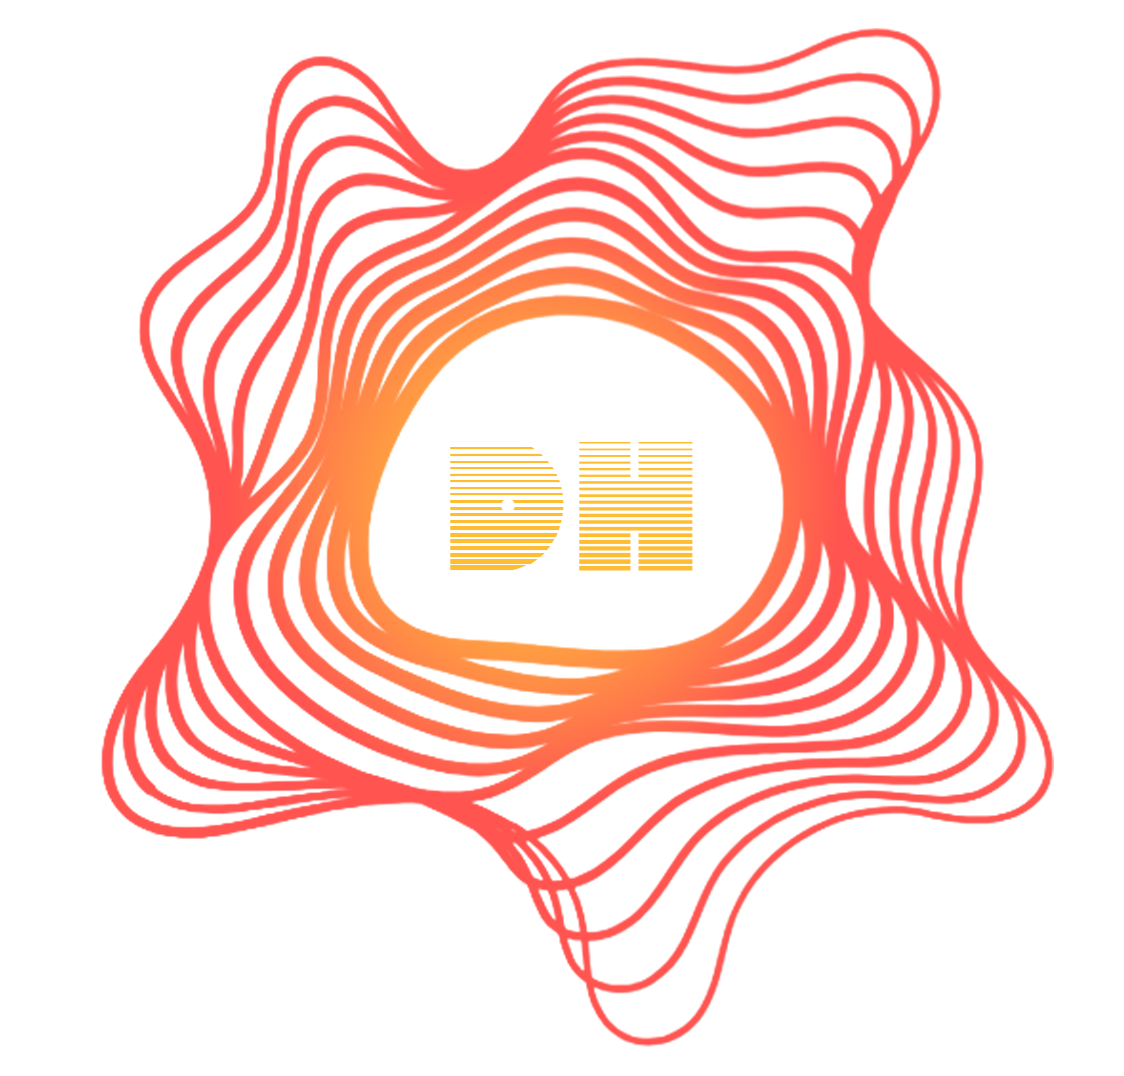
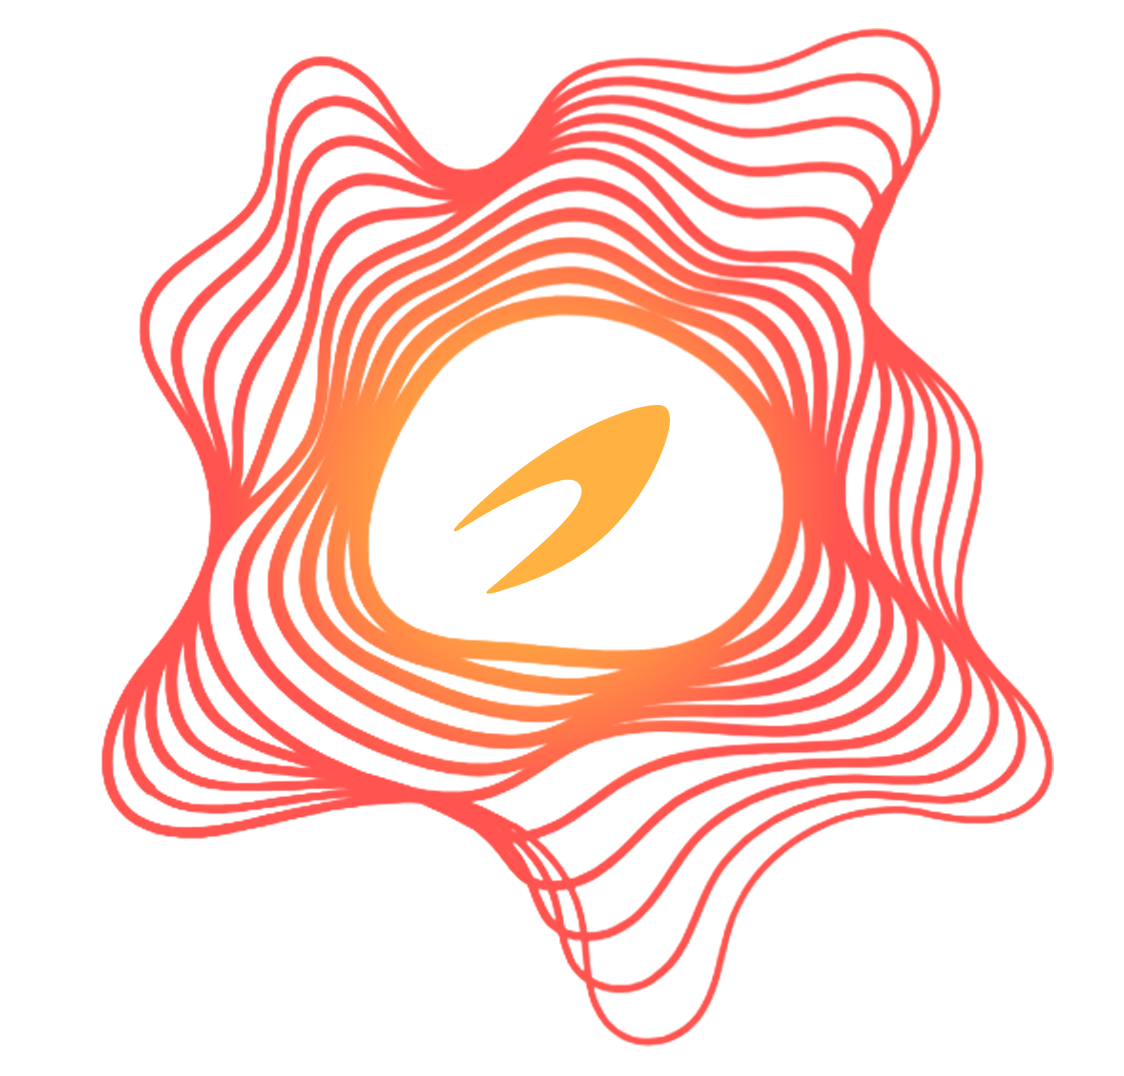
Layered file, before and after one edit (1124px x 1076px). Changes by layer:
added layer "Layer 5" above "Layer 4" over (454, 405, 670, 594)
renamed "DH" to "R", hid it, painted on it over (450, 433, 693, 576)